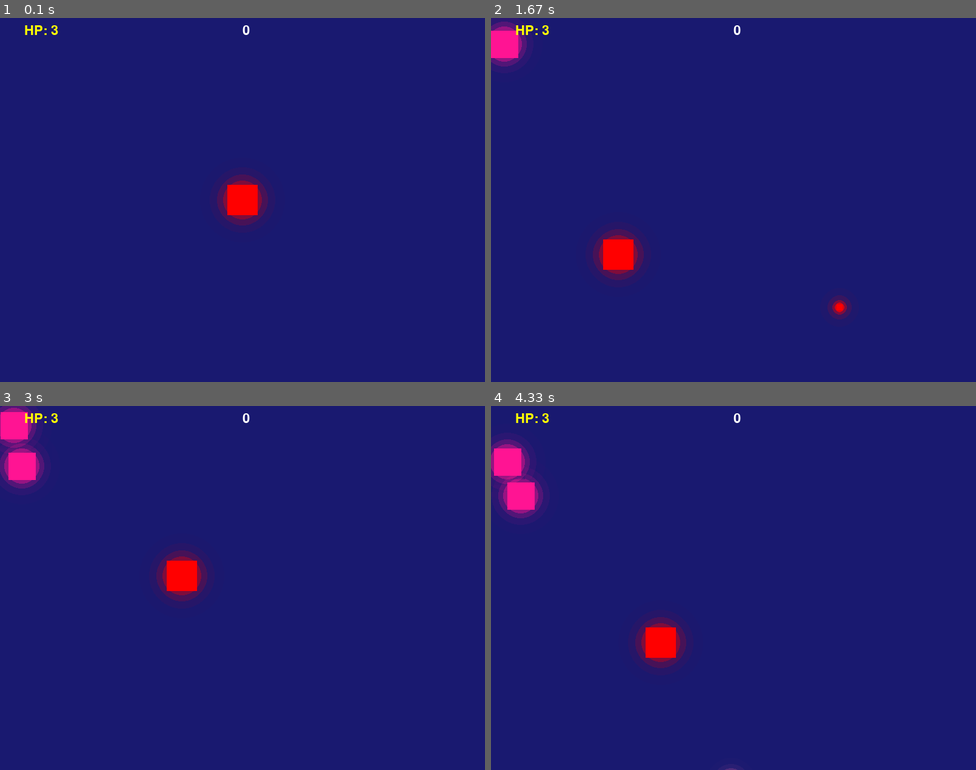
Above: before the commit, frames 1-4 (two rows, left to right).
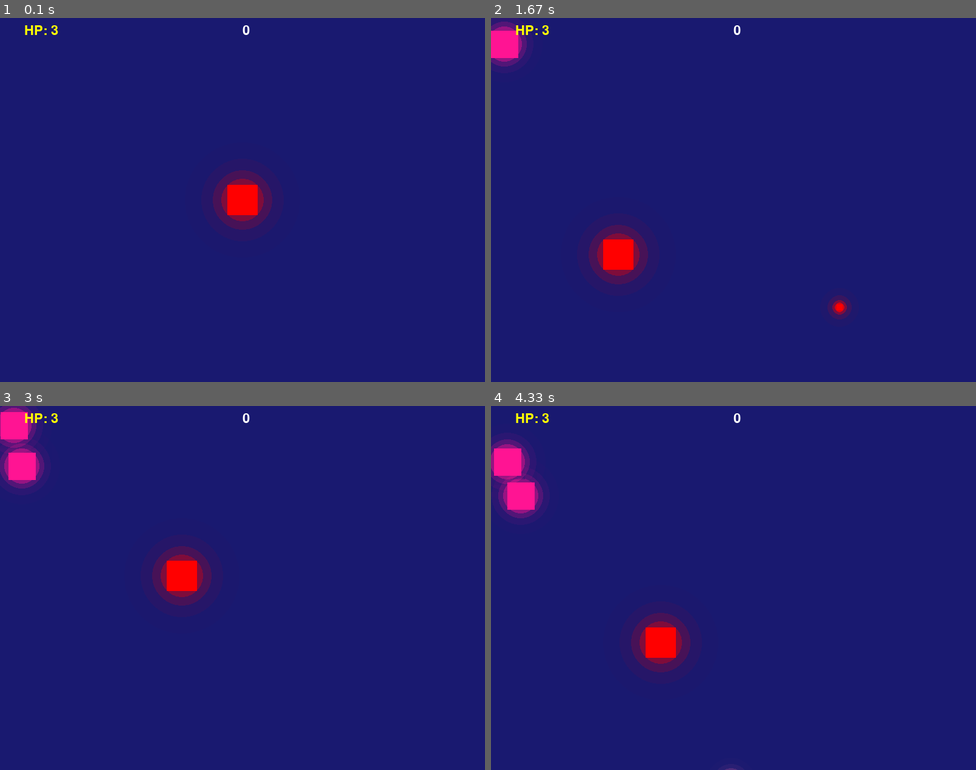
Above: after the commit, the same moments.

Repository: ricardobr3no/space-shooter-pygame
Game: pygame game, started from setup.py
The game is run twice, just before and just after one commit, with the same random seed, the same clock (stepped at 60 frames per second) and the same inputs.
Inputs (mouse positions are in pixels of both pictures, inside the frame that each line leads up to):
- Up to frame 1 (0.1 s): no input
- Up to frame 2 (1.67 s): hold Left 0.33-0.87 s; click (723, 243) at 0.95 s; hold Down 1.23-1.53 s; move the mouse to (796, 101) at 1.27 s; hold Left from 1.57 s (still down)
- Up to frame 3 (3 s): release Left at 1.97 s; hold Up 2-2.37 s; hold Right from 2.4 s (still down)
- Up to frame 4 (4.33 s): release Right at 3.03 s; hold Down 3.07-3.43 s; hold Left 3.47-3.93 s; hold Right from 3.97 s (still down)

The runs differ from the first frame. In frame 1, 0.5% of the frame differs, in the area x 43-57%, y 41-59%; in frame 2, 0.5%; in frame 3, 0.5%; in frame 4, 0.5%.

Commit message:
adicionei sistema de dano

Diff:
--- a/src/screens/main.py
+++ b/src/screens/main.py
@@ -106,7 +106,7 @@
                 self.bullets_group,
                 self.enemy_group,
                 dokilla=True,
-                dokillb=True,
+                dokillb=False,
             )
             game_over = pygame.sprite.groupcollide(
                 self.player_group,
@@ -116,6 +116,17 @@
             )
 
             if acertou:
+                """
+                A função pygame.sprite.groupcollide() retorna um dicionário que mapeia os sprites do primeiro grupo com os sprites do segundo grupo que colidiram com eles.
+                """
+                for sprite_colliding in acertou.values():
+                    for enemy in sprite_colliding:
+
+                        enemy.hp -= self.player.damage
+                        if enemy.hp <= 0:
+                            self.enemy_group.remove(enemy)
+
+                    pass
                 self.score += 1
                 self.score_label = self.font.render(f"{self.score}", True, "white")
 
--- a/src/sprites/enemys.py
+++ b/src/sprites/enemys.py
@@ -18,6 +18,7 @@
         self.rect.y = y
         self.speed = 60
         self.target_player = player
+        self.hp = 2
         self.apply_glow = True
 
     def get_player_direction(self, fromX: int, fromY: int, player):
@@ -55,6 +56,7 @@
         self.color = "deeppink"
         self.size = 45
         self.speed = 40
+        self.hp = 5
         self.update_image()
 
     def update_image(self):
--- a/src/sprites/player.py
+++ b/src/sprites/player.py
@@ -22,6 +22,7 @@
         self.position = pygame.Vector2(self.rect.x, self.rect.y)
         self.speed = 300
         self.hp = 3
+        self.damage = 1
         self.apply_glow = True
 
     def restart_position(self):
@@ -68,5 +69,5 @@
                 sprite=self,
                 glow_color="red",
                 intensity=80,
-                glow_scale=1.3,
+                glow_scale=1.4,
             )
